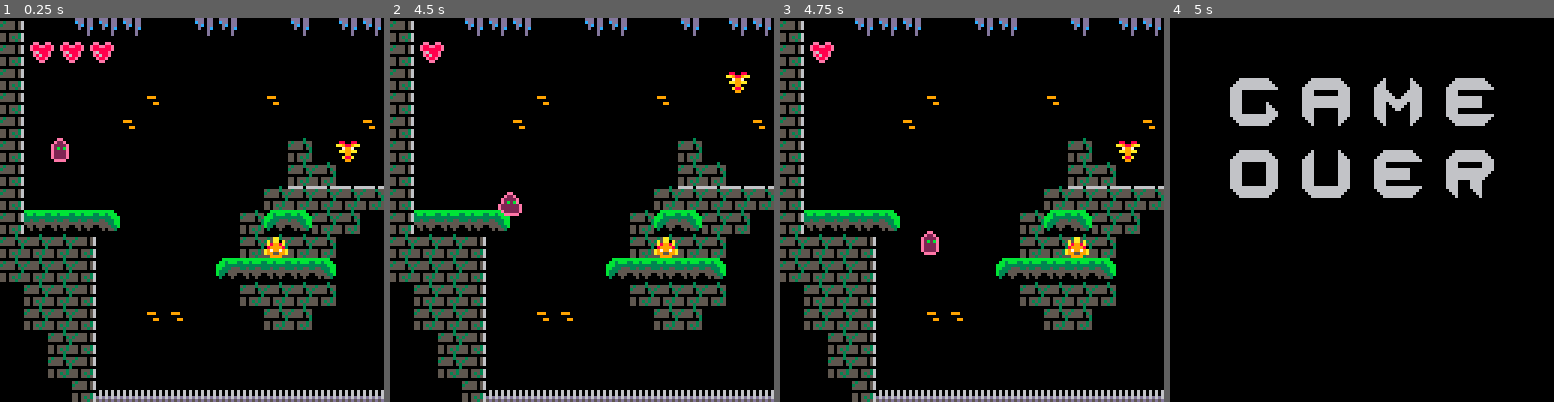
Above: before the commit, frames 1-4 (left to right).
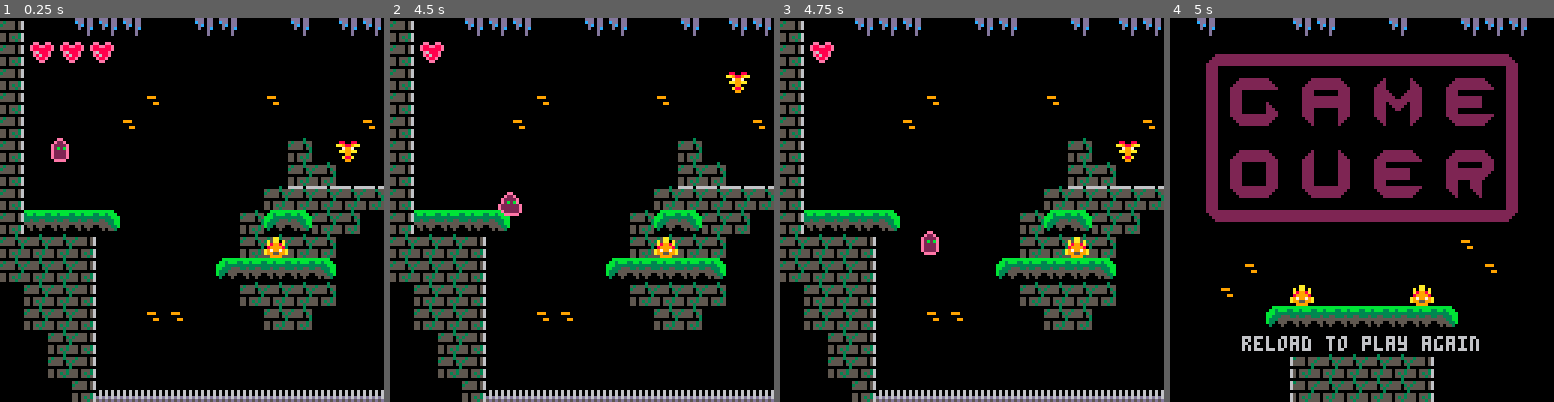
Above: after the commit, the same moments.

Repository: ironcutter24/castlecave
Game: PICO-8 cartridge castle-cave.p8
Two runs of this game, one before a commit and one after it. Both use one fixed random seed, a clock stepped at 60 frames per second and the inputs below.
Inputs:
- Up to frame 1 (0.25 s): no input
- Up to frame 2 (4.5 s): hold Right 1.6-2.1 s; hold Up 2.15-2.42 s; hold Right 2.47-3.03 s; hold Left 3.08-3.58 s; hold Right from 4.02 s (still down)
- Up to frame 3 (4.75 s): release Right at 4.68 s; hold Up from 4.73 s (still down)
- Up to frame 4 (5 s): keep holding Up

Frames 1-3 are identical in both runs. In frame 4, 23% of the frame differs, in the area x 7-93%, y 0-100%.

Commit message:
Checkpoints, game over gfx, fixed inheritance

Diff:
--- a/castle-cave.p8
+++ b/castle-cave.p8
@@ -17,18 +17,21 @@
 	spawn_enemies()
 
 	player_i = new_obj(
-		t_player,
+		t_player(),
 		16, 16
 	)
 	player_i.tile.ly=1
 
 	orb_i = new_obj(
-		t_orb,
+		t_orb(),
 		12 * 8 + 128*4, 12 * 8
 	)
 	orb_i.tile.ly = -1
 	anim:new(orb_i, {50, 51})
 
+	new_obj(t_chkpt(), 20*8,3*8)
+	new_obj(t_chkpt(), 43*8,3*8)
+
 	foreach(objects, init_obj)
 	foreach(anims, init_anims)
 
@@ -50,7 +53,8 @@
 	cls()
 
 	if(game_over) then
-		map(0, 48, 0, 0, 16, 16)
+		map(112, 48, 0, 0, 16, 16)
+		print("reload to play again", 24, 106)
 		return
 	end
 
@@ -331,8 +335,27 @@
 
 -- powerup orb --
 
-function on_coll_orb()
+function on_coll_orb(o)
 	player_pu()
+end
+
+
+-- checkpoint --
+
+function init_chkpt(o)
+	o.box = {x=0,y=0,w=8,h=16}
+	o.tile.id = 64
+	o.tile.h = 2
+end
+
+function on_coll_chkpt(o)
+	if(o.type.is_active) then return end
+	o.type.is_active = true
+	o.tile.id = 65
+
+	player_i.type.last_cp = {x=o.x,y=o.y+8}
+
+	sfx(7)
 end
 -->8
 -- animation --
@@ -387,15 +410,15 @@
 -- enemies --
 
 function spawn_enemies()
-	new_obj(t_enm_walk, 10*8, 9*8)
-	new_obj(t_enm_jump, 112, 16)
-
-	new_obj(t_enm_jump, 25*8, 6*8)
-
-	new_obj(t_enm_walk, 36*8, 6*8)
-
-	new_obj(t_enm_walk, 56*8, 8*8)
-	new_obj(t_enm_jump, 52*8, 5*8)
+	new_obj(t_enm_walk(), 10*8, 9*8)
+	new_obj(t_enm_jump(), 112, 16)
+
+	new_obj(t_enm_jump(), 25*8, 6*8)
+
+	new_obj(t_enm_walk(), 36*8, 6*8)
+
+	new_obj(t_enm_walk(), 56*8, 8*8)
+	new_obj(t_enm_jump(), 52*8, 5*8)
 end
 
 function on_coll_enm(o)
@@ -570,31 +593,67 @@
 -->8
 -- types --
 
-t_player = {
-	init = player_init,
-	update = player_update,
-
-	lives = 3,
-	double_jump = false,
-	extra_jumps = 0,
-	last_cp = {x, y},
-}
-
-t_orb = {
-	on_coll = on_coll_orb,
-}
-
-t_enm_walk = {
-	init = init_enm_walk,
-	update = upd_enm_walk,
-	on_coll = on_coll_enm,
-}
-
-t_enm_jump = {
-	init = init_enm_jump,
-	update = upd_enm_jump,
-	on_coll = on_coll_enm,
-}
+function t_orb()
+	local o = {}
+	o.on_coll = on_coll_orb
+	return o
+end
+
+function t_chkpt()
+	local o = {}
+	o.init = init_chkpt
+	o.on_coll = on_coll_chkpt
+
+	o.is_active = false
+	return o
+end
+
+-- actors --
+
+function t_player()
+	local o = {}
+	o.init = player_init
+	o.update = player_update
+
+	o.lives = 3
+	o.double_jump = false
+	o.extra_jumps = 0
+	o.last_cp = {x, y}
+	return o
+end
+
+function t_enm_walk()
+	local o = {}
+	o.init = init_enm_walk
+	o.update = upd_enm_walk
+	o.on_coll = on_coll_enm
+	return o
+end
+
+function t_enm_jump()
+	local o = {}
+	o.init = init_enm_jump
+	o.update = upd_enm_jump
+	o.on_coll = on_coll_enm
+	return o
+end
+…(17 lines of a section not shown)…
 
 
 
@@ -844,11 +903,11 @@
 1500000202020000020200000200020200000014141414140002020000020000000002020000020002020000020200131500020200000200000202000000021315000000000000000000000000000000000000000000000000000000000000130000000000000000000000000000000000000000000000000000000000000000
 1500000000000000000000000000000000001414141414141400000000000000000000000000000000000000000000131500000000000000090000000100001315000000000000000000000000000000000000000000000000000000000000130000000000000000000000000000000000000000000000000000000000000000
 1500000000000000000000000000000000000014141414000000000000000000000000000014000000010100000000131500000000000000190000000000001315000000000000000000000000000000000000000000000000000000000000130000000000000000000000000000000000000000000000000000000000000000
-1500000000000100000000010000000000141414141414000000010000000000000100001414000000000100000101131500010100000000290000000012001315000000000000000000000000000000000000000000000000000000000000130000000000000000000000000000000000000000000000000000000000000000
+1500000000000100000000010000000000141414000014000000010000000000000100001414000000000100000101131500010100000000290000000012001315000000000000000000000000000000000000000000000000000000000000130000000000000000000000000000000000000000000000000000000000000000
 15000000000100000000000000000001000014000014141400000001000000000100000014141400000000000000011315000000000a00000b0304040404041315000000000000000000000000000000000000000000000000000000000000130000000000000000000000000000000000000000000000000000000000000000
-1500000000000000000000001400000000141404041400000000000000000000000000141414141400000d0e1f00001315000000001a0000000000000000001315000000000000000000000000000000000000000000000000000000000000130000000000000000000000000000000000000000000000000000000000000000
-1500000000000000000000001414000000001414140000000000000000001e0e0e0f001414141414000d0f001500001315000003050c0000000000010000001315000000000000000000000000000000000000000000000000000000000000130000000000000000000000000000000000000000000000000000000000000000
-15000000000000000000001404040404040404000000000d0e0e0f0000002e1315000d0e0e0e0e0e0f000000150000131500000000000000000000000100001315000000000000000000000000000000000000000000000000000000000000130000000000000000000000000000000000000000000000000000000000000000
+1500000000000000000000001400000000141403040400000000000000000000000000141414141400000d0e1f00001315000000001a0000000000000000001315000000000000000000000000000000000000000000000000000000000000130000000000000000000000000000000000000000000000000000000000000000
+1500000000000000000000001414000000001413140000000000000000001e0e0e0f001414141414000d0f001500001315000003050c0000000000010000001315000000000000000000000000000000000000000000000000000000000000130000000000000000000000000000000000000000000000000000000000000000
+15000000000000000000001404040404040404140000000d0e0e0f0000002e1315000d0e0e0e0e0e0f000000150000131500000000000000000000000100001315000000000000000000000000000000000000000000000000000000000000130000000000000000000000000000000000000000000000000000000000000000
 150e0e0e0f0000000000140d0f14140000000000000000001315000000002e13150000000000000000000000000000131500000000000000000000000000001315000000000000000000000000000000000000000000000000000004040404130000000000000000000000000000000000000000000000000000000000000000
 1414141500000000000014141414000000000000000000001315000000003e13150a00000000000000010000000000000000000900000003040500000a00000000000000000000000000000000000000000000000000000000000000000000130000000000000000000000000000000000000000000000000000000000000000
 1414141500000000000d0e0e0e0f000000000000000100001315000000000013152a00000001000000000009000100000000001900000000000000002a00000000000000000000000000000000000000000000000000000000000000040404130000000000000000000000000000000000000000000000000000000000000000
Not shown, changed: 75 lines of the sprite sheet (__gfx__) section of castle-cave.p8
Not shown, changed: the sound effects (__sfx__) section of castle-cave.p8
